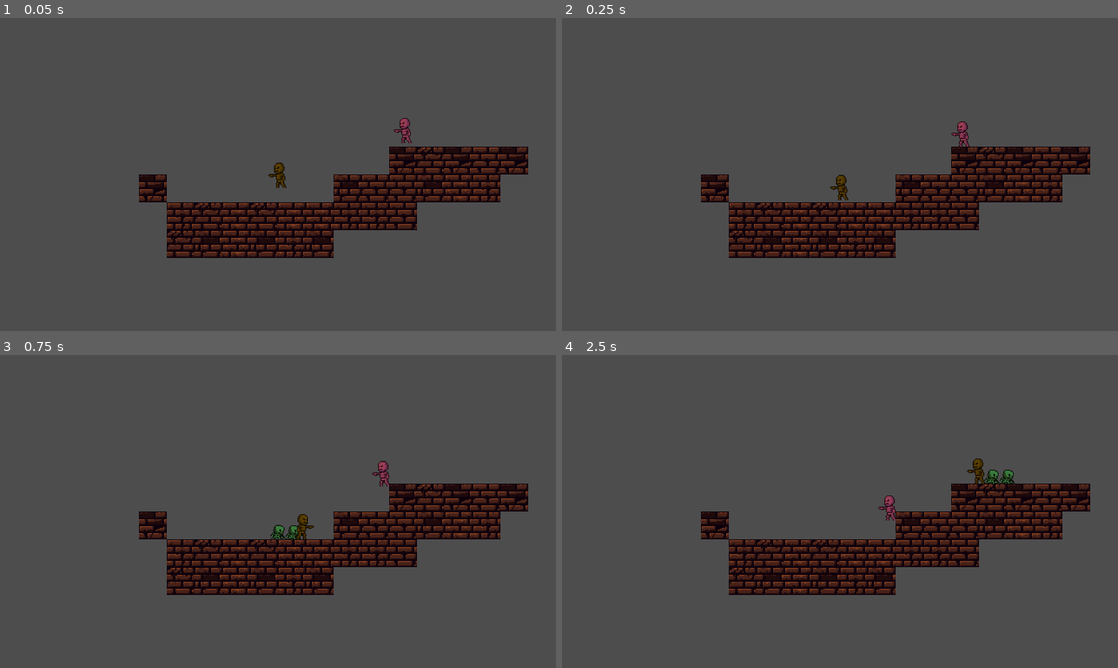
Above: before the commit, frames 1-4 (two rows, left to right).
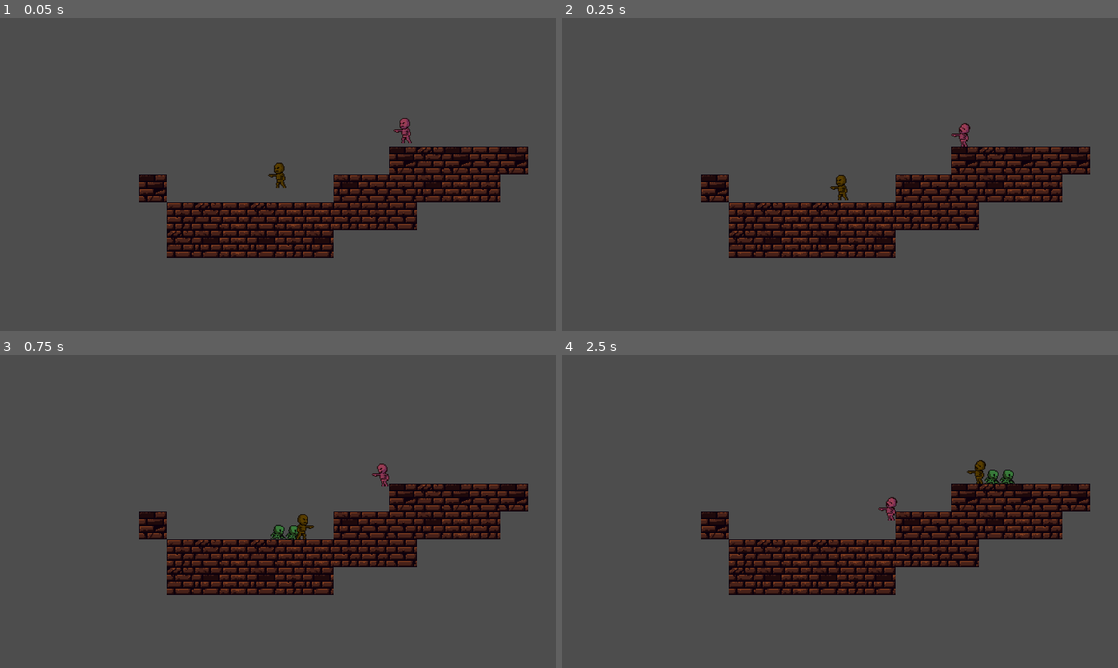
Above: after the commit, the same moments.

Repository: greatbrick0/GdFallJam2025
Game: Godot game, scene res://Scenes/test_level_1.tscn
The game is run twice, just before and just after one commit, with the same random seed, the same clock (stepped at 60 frames per second) and the same inputs. This scene is started directly instead of the project's main scene.
Inputs:
- Up to frame 1 (0.05 s): no input
- Up to frame 2 (0.25 s): no input
- Up to frame 3 (0.75 s): hold D (moveright) from 0.53 s (still down)
- Up to frame 4 (2.5 s): tap Space (jump) at 0.77, 1.52 s; release D (moveright) at 2.03 s; hold A (moveleft) from 2.03 s (still down)

Frame 1 is identical in both runs. In frame 2, 0.1% of the frame differs, in the area x 70-74%, y 33-42%; in frame 3, 0.1%; in frame 4, 0.2%, in the area x 56-77%, y 33-53%.

Commit message:
Skeleton Walk Animation

Diff:
--- a/gdfalljam/Scenes/skeleton.tscn
+++ b/gdfalljam/Scenes/skeleton.tscn
@@ -56,6 +56,7 @@
 [node name="AnimatedSprite2D" type="AnimatedSprite2D" parent="Visuals"]
 scale = Vector2(2, 2)
 sprite_frames = SubResource("SpriteFrames_shq1q")
+frame_progress = 0.597833
 
 [node name="CollisionShape2D" type="CollisionShape2D" parent="."]
 shape = SubResource("RectangleShape2D_cvnsp")
--- a/gdfalljam/Scripts/actor.gd
+++ b/gdfalljam/Scripts/actor.gd
@@ -13,12 +13,19 @@
 	if not is_on_floor():
 		velocity += get_gravity() * delta
 
+	HandleMovement()
+
+func HandleMovement() -> void:
 	$Visuals.scale.x = (1 if facingRight else -1)
+	if(velocity.x):
+		$Visuals/AnimatedSprite2D.play()
+	else:
+		$Visuals/AnimatedSprite2D.pause()
 	move_and_slide()
 
 func _on_hitbox_area_entered(area: Area2D):
 	if(area.get_parent().velocity.y >= velocity.y):
-		call_deferred("GetHit")
+		call_deferred("GetHit", 0)
 	else:
 		call_deferred("DoHit")
 
--- a/gdfalljam/Scripts/player.gd
+++ b/gdfalljam/Scripts/player.gd
@@ -23,8 +23,7 @@
 	else:
 		velocity.x = move_toward(velocity.x, 0, speed)
 
-	$Visuals.scale.x = (1 if facingRight else -1)
-	move_and_slide()
+	HandleMovement()
 
 func HandleFlames() -> void:
 	if(global_position.distance_to(prevFlamePos) > flameSpacing):
--- a/gdfalljam/Scripts/skeleton.gd
+++ b/gdfalljam/Scripts/skeleton.gd
@@ -11,8 +11,7 @@
 	else:
 		velocity.x = speed * (1 if facingRight else -1)
 
-	$Visuals.scale.x = (1 if facingRight else -1)
-	move_and_slide()
+	HandleMovement()
 
 func GetHit() -> void:
 	queue_free()
